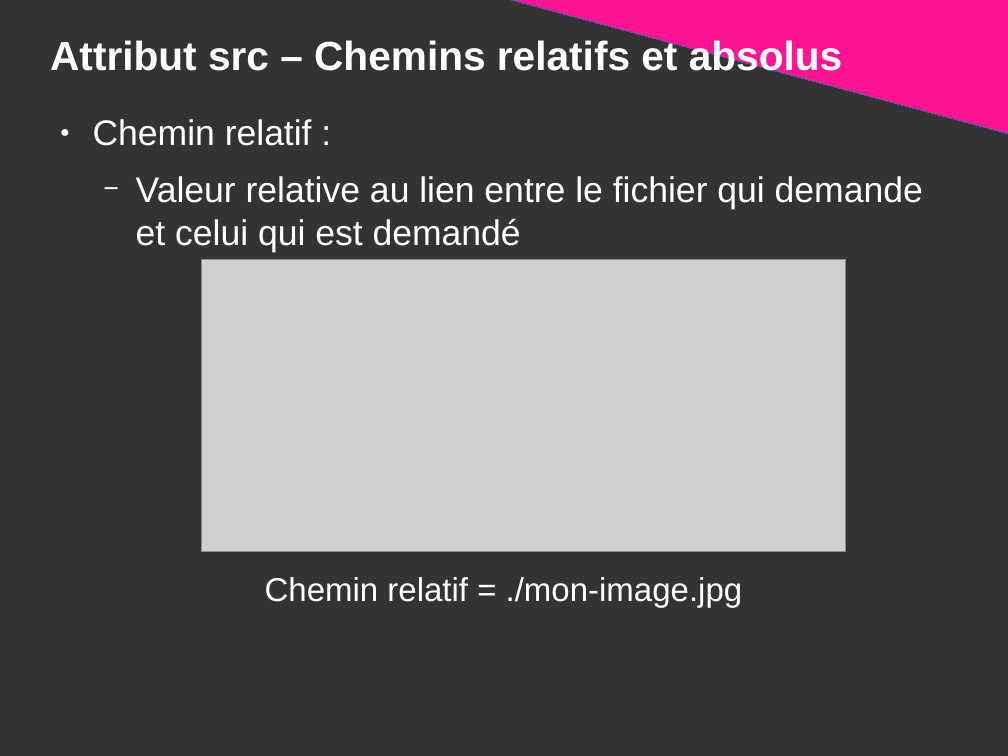
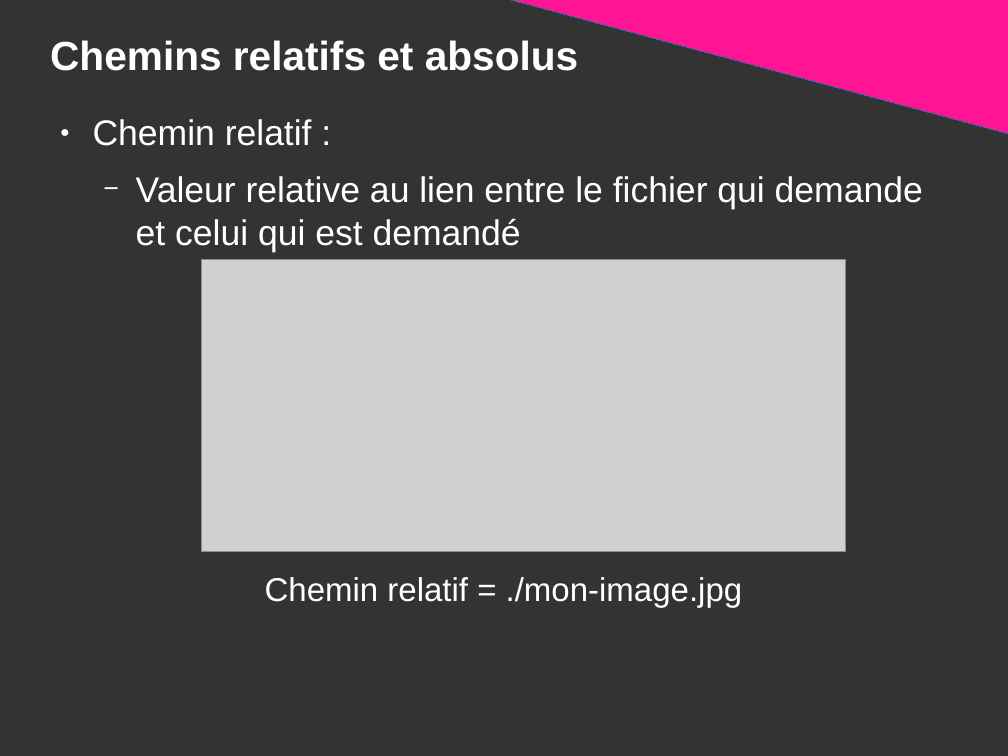
Before and after one commit to DanYellow/presentations, a slide deck: slide 45 of mmi/html/travaux-pratiques/numero-1/presentation.odp (slide 46 before the commit). Drawn at 1008x756 pixels with LibreOffice and Linux fonts; fonts in the diff are those of the drawing; grey boxes stand for pictures. Boxes give left, top, right and bottom in pixels: in the first picture for what was removed or moved away, otherwise in the second. Text is boxed around its words. In the diff, an @@ line names an element or a change of style, - is before the commit and + after.

```diff
--- a/mmi/html/travaux-pratiques/numero-1/presentation.odp
+++ b/mmi/html/travaux-pratiques/numero-1/presentation.odp
@@ title at <box>50,40,579,71</box>: text changed @@
-Attribut src – Chemins relatifs et absolus
+Chemins relatifs et absolus
```
Also in this commit, not shown: 6 other slides changed, 4 slides added, 1 slide removed, 1 other file.
